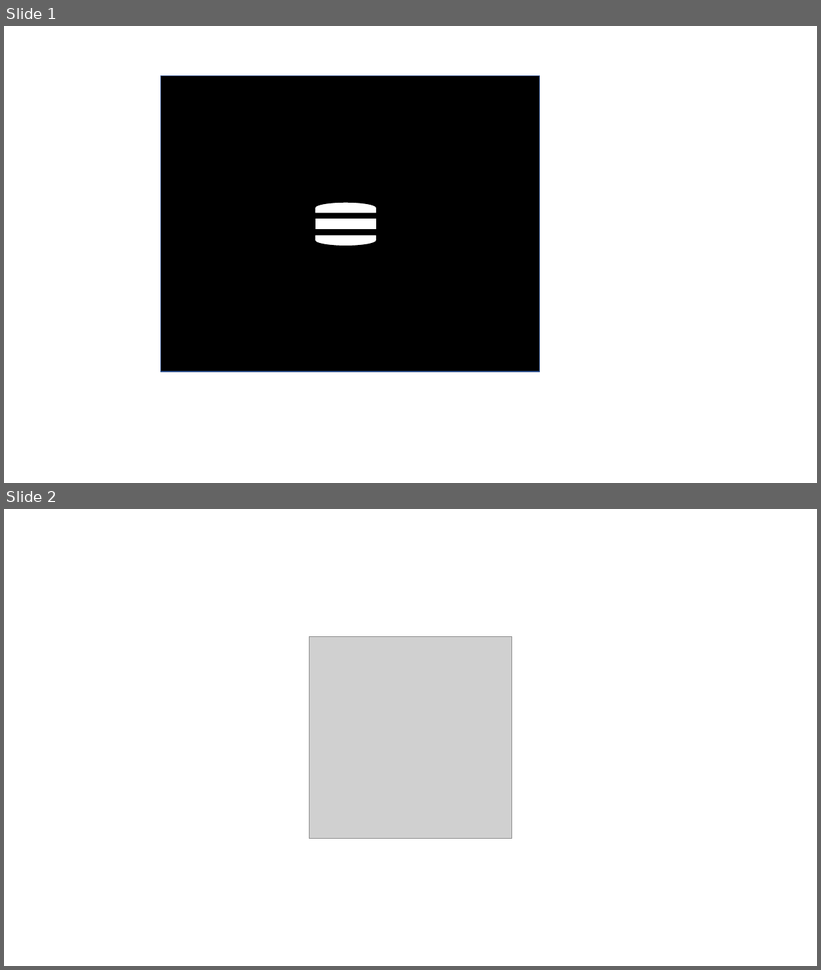
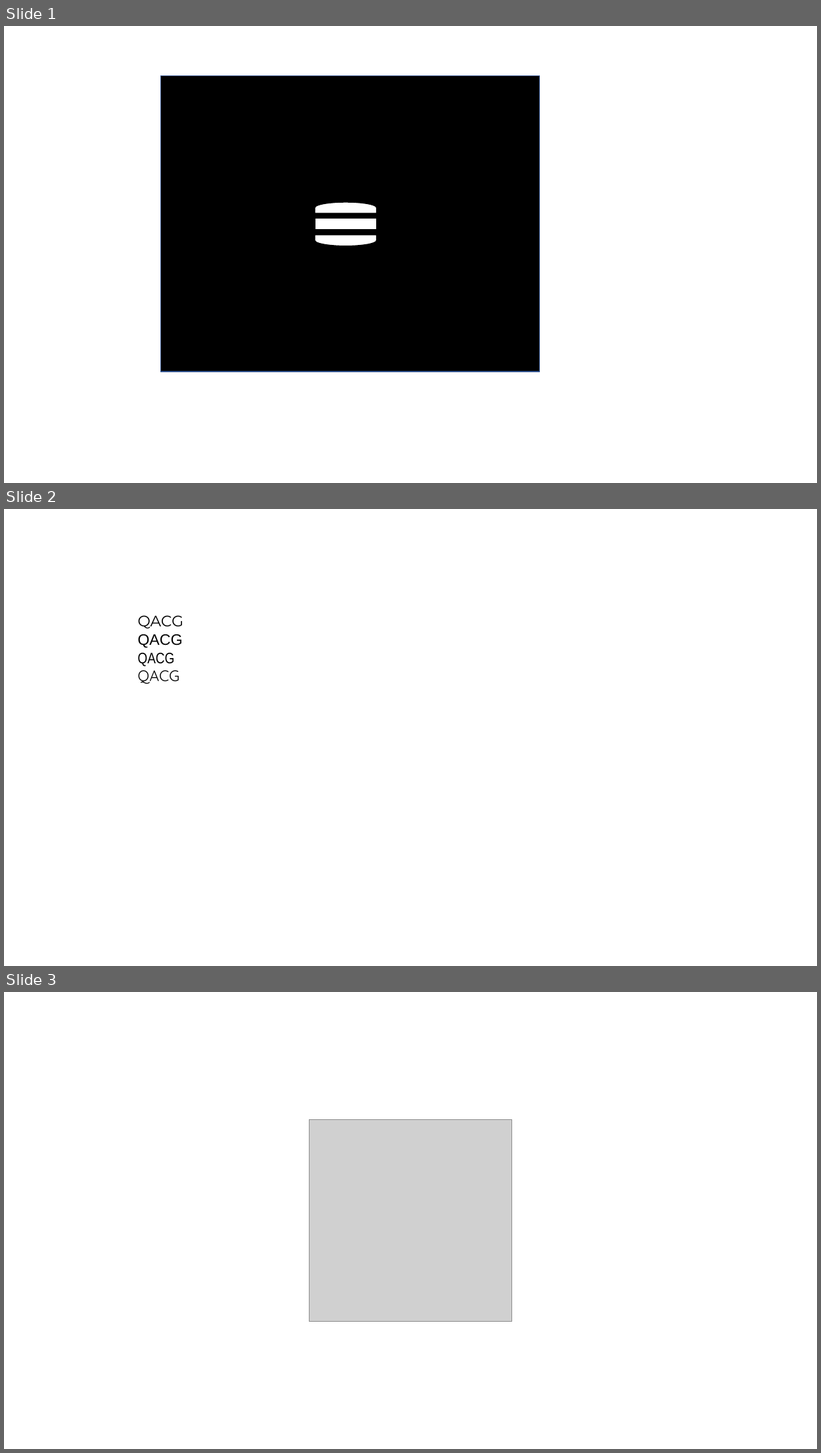
Before and after one commit to paulelong/Rivers, a slide deck: Art/SpellImageWork.pptx. Shown one above the other, each under a label of ours: slides 1 and 2 before the commit, slides 1, 2 and 3 after it. The pictures are 821x970 and 821x1453 pixels, drawn with LibreOffice and Linux fonts; fonts in the diff are those of the drawing; grey boxes stand for pictures. Boxes give left, top, right and bottom in pixels: in the first picture for what was removed or moved away, otherwise in the second. Text is boxed around its words. In the diff, an @@ line names an element or a change of style, - is before the commit and + after.

Commit message:
art updates

```diff
--- a/Art/SpellImageWork.pptx
+++ b/Art/SpellImageWork.pptx
@@ slide 2 added at (4,509,817,966), background #FFFFFF @@
@@ text added at (138,615,184,684), 18 pt, text #000000 @@
+QACG
+QACG
+QACG
+QACG
@@ what was slide 2 is now slide 3 @@
```
